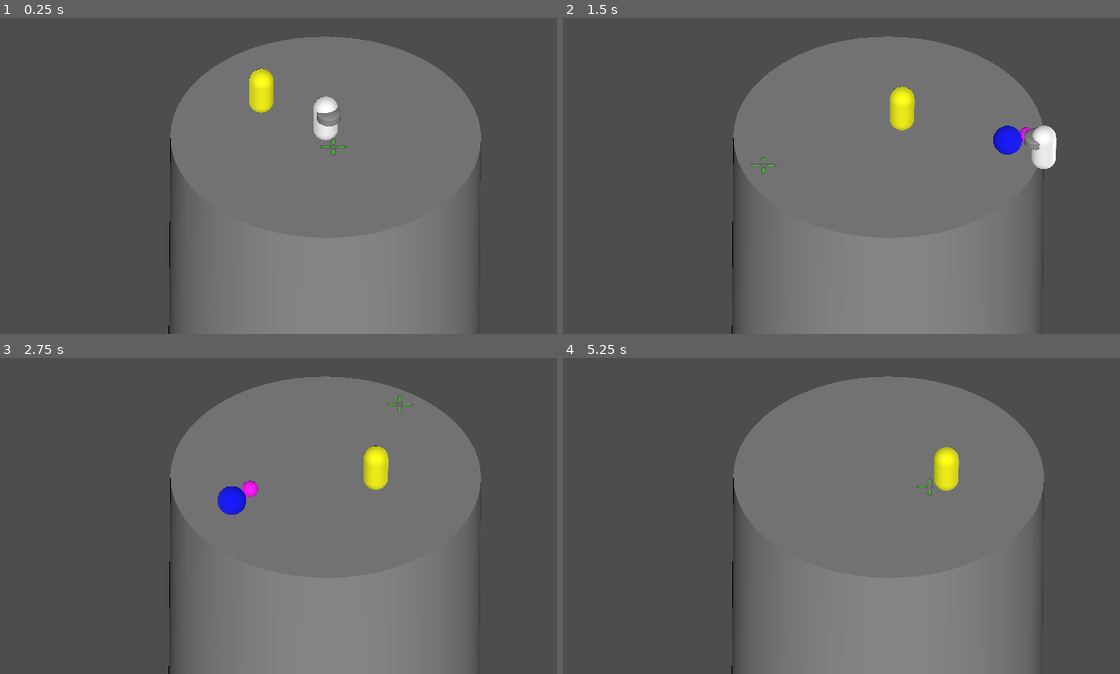
Above: before the commit, frames 1-4 (two rows, left to right).
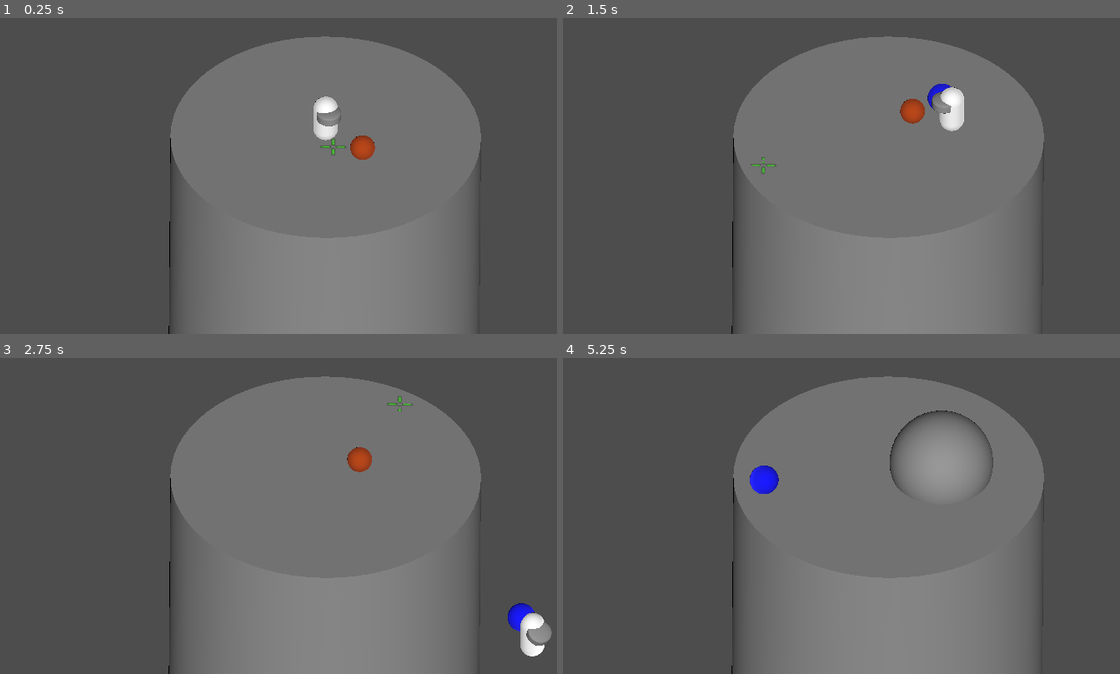
Above: after the commit, the same moments.

Repository: princess-mikus/GlobalGameJam-2025
Game: Godot game, scene res://scenes/coliseum.tscn
The game is run twice, just before and just after one commit, with the same random seed, the same clock (stepped at 60 frames per second) and the same inputs.
Inputs (mouse positions are in pixels of both pictures, inside the frame that each line leads up to):
- Up to frame 1 (0.25 s): no input
- Up to frame 2 (1.5 s): move the mouse to (1042, 128) at 0.52 s; press the mouse at (1042, 128) at 0.53 s; hold Right (ui_right) 0.53-1.28 s; move the mouse to (763, 166) at 1.27 s; release the mouse at (763, 166) at 1.28 s; hold Down (ui_down) from 1.28 s (still down); right-click (763, 166) at 1.35 s
- Up to frame 3 (2.75 s): move the mouse to (401, 405) at 2.02 s; release Down (ui_down) at 2.03 s; press the mouse at (401, 405) at 2.03 s; hold Right (ui_right) from 2.03 s (still down)
- Up to frame 4 (5.25 s): move the mouse to (863, 560) at 2.77 s; release Right (ui_right) at 2.78 s; release the mouse at (863, 560) at 2.78 s; hold Up (ui_up) 2.78-3.53 s; right-click (863, 560) at 2.85 s; move the mouse to (1097, 544) at 3.52 s; press the mouse at (1097, 544) at 3.53 s; hold Left (ui_left) 3.53-5.03 s; move the mouse to (696, 430) at 4.27 s; release the mouse at (696, 430) at 4.28 s; right-click (696, 430) at 4.35 s; move the mouse to (930, 487) at 5.02 s; press the mouse at (930, 487) at 5.03 s; hold Down (ui_down) from 5.03 s (still down)

The runs differ from the first frame. In frame 1, 0.8% of the frame differs, in the area x 44-68%, y 16-45%; in frame 2, 2.2%, in the area x 58-89%, y 20-48%; in frame 3, 2.0%; in frame 4, 1.9%.

Commit message:
Death signal

Diff:
--- a/scenes/bomb_enemy.tscn
+++ b/scenes/bomb_enemy.tscn
@@ -32,13 +32,12 @@
 "tic_tac": SubResource("Animation_bm8mo")
 }
 
-[node name="Bomb" type="CharacterBody3D"]
+[node name="Bomb_Enemy" type="CharacterBody3D"]
 transform = Transform3D(0.12, 0, 0, 0, 0.12, 0, 0, 0, 0.12, 0, 0.12, 0)
 collision_mask = 3
 script = ExtResource("1_kx3n1")
 
 [node name="MeshInstance3D" type="MeshInstance3D" parent="."]
-material_override = ExtResource("2_meykp")
 mesh = SubResource("SphereMesh_qsgex")
 skeleton = NodePath("../..")
 surface_material_override/0 = ExtResource("2_meykp")
--- a/scenes/coliseum.tscn
+++ b/scenes/coliseum.tscn
@@ -1,6 +1,7 @@
-[gd_scene load_steps=6 format=3 uid="uid://dd7xyrk3h6ey4"]
+[gd_scene load_steps=7 format=3 uid="uid://dd7xyrk3h6ey4"]
 
 [ext_resource type="PackedScene" uid="uid://brnkx57g2q4mu" path="res://scenes/player.tscn" id="1_6m13s"]
+[ext_resource type="Script" path="res://scripts/play_zone.gd" id="2_i3e4t"]
 [ext_resource type="Script" path="res://scripts/wave_maker.gd" id="3_mt105"]
 
 [sub_resource type="CylinderShape3D" id="CylinderShape3D_ftxh5"]
@@ -34,6 +35,7 @@
 [node name="Player" parent="." instance=ExtResource("1_6m13s")]
 
 [node name="PlayZone" type="Area3D" parent="."]
+script = ExtResource("2_i3e4t")
 
 [node name="CollisionShape3D" type="CollisionShape3D" parent="PlayZone"]
 transform = Transform3D(1.5, 0, 0, 0, 1.5, 0, 0, 0, 1.5, 0, 0, 0)
@@ -41,3 +43,5 @@
 
 [node name="waveMaker" type="Node" parent="."]
 script = ExtResource("3_mt105")
+
+[connection signal="body_exited" from="PlayZone" to="PlayZone" method="_on_body_exited"]
--- a/scenes/enemy.tscn
+++ b/scenes/enemy.tscn
@@ -1,6 +1,7 @@
-[gd_scene load_steps=5 format=3 uid="uid://2c4fomrvn2ts"]
+[gd_scene load_steps=6 format=3 uid="uid://2c4fomrvn2ts"]
 
 [ext_resource type="Script" path="res://scripts/enemy.gd" id="1_aqc73"]
+[ext_resource type="Script" path="res://scripts/timer.gd" id="2_foyux"]
 
 [sub_resource type="CapsuleMesh" id="CapsuleMesh_8hdl7"]
 
@@ -24,5 +25,7 @@
 
 [node name="Timer" type="Timer" parent="."]
 one_shot = true
+script = ExtResource("2_foyux")
 
 [connection signal="timeout" from="Timer" to="." method="_on_timer_timeout"]
+[connection signal="timeout" from="Timer" to="Timer" method="_on_timeout"]
--- a/scenes/explosion.tscn
+++ b/scenes/explosion.tscn
@@ -17,7 +17,6 @@
 mesh = SubResource("SphereMesh_332wn")
 
 [node name="Duration" type="Timer" parent="."]
-wait_time = 2.0
 one_shot = true
 autostart = true
 
--- a/scenes/slime_enemy.tscn
+++ b/scenes/slime_enemy.tscn
@@ -9,7 +9,7 @@
 [sub_resource type="BoxShape3D" id="BoxShape3D_wu86k"]
 size = Vector3(1.7, 1.7, 1.7)
 
-[node name="Slime" type="CharacterBody3D"]
+[node name="Slime_Enemy" type="CharacterBody3D"]
 transform = Transform3D(0.12, 0, 0, 0, 0.12, 0, 0, 0, 0.12, 0, 0.12, 0)
 collision_mask = 3
 script = ExtResource("1_0ma7g")
--- a/scenes/slimeling_enemy.tscn
+++ b/scenes/slimeling_enemy.tscn
@@ -6,7 +6,7 @@
 
 [sub_resource type="CapsuleShape3D" id="CapsuleShape3D_tob63"]
 
-[node name="Slimeling" type="CharacterBody3D"]
+[node name="Slimeling_Enemy" type="CharacterBody3D"]
 transform = Transform3D(0.12, 0, 0, 0, 0.12, 0, 0, 0, 0.12, 0, 0.12, 0)
 collision_mask = 3
 script = ExtResource("1_y12w3")
--- a/scripts/bomb_enemy.gd
+++ b/scripts/bomb_enemy.gd
@@ -1,5 +1,4 @@
 extends CharacterBody3D
-
 
 @onready var player = $"../Player"
 @onready var timer = $Timer
@@ -30,15 +29,15 @@
 
 	# Add the gravity.
 	if not is_on_floor():
-		gravity = fallSpeed*Vector3(0,-1,0)
+		gravity = fallSpeed * Vector3(0,-1,0)
 	else:
 		gravity = Vector3.ZERO
 
-	if not dead and knockbackSpeed == 0:
+	if not dead and knockbackSpeed <= 0 and timeFreeze <= 0:
 		var playerCoor = player.transform.origin
 		var enemyCoor = transform.origin
 		direction = moveSpeed * (playerCoor - enemyCoor).normalized()
-		material.albedo_color = originalColor
+		#material.albedo_color = originalColor
 	elif knockbackSpeed > 0:
 		direction = knockbackSpeed * knockback.normalized()
 		knockbackSpeed -= maxKnockbackSpeed/(60*timeKnockback)
@@ -47,22 +46,25 @@
 		timeFreeze -= (1.0/60)
 	else:
 		direction = Vector3.ZERO
-		material.albedo_color = originalColor
+		#material.albedo_color = originalColor
 
 	velocity = delta * (direction + gravity)
 
 	move_and_slide()
 
-func collision(collision: Vector3):
+	if (position-player.position).length() <= damageArea:
+		player._on_damage(position)
+
+func collision(collision: Vector3, name: String):
 	if (name == "Player" or name == "Bubble") and timeFreeze <= 0:
 		var enemyCoor = transform.origin
 		knockback = enemyCoor - collision
 		knockbackSpeed = maxKnockbackSpeed
-		material.albedo_color = Color(1,0,0)
+		#material.albedo_color = Color(1,0,0)
 	elif name == "Bubble_Gum":
 		knockbackSpeed = 0
 		timeFreeze = maxTimeFreeze
-		material.albedo_color = Color(0,0,1)
+		 #material.albedo_color = Color(0,0,1)
 
 func _on_area_3d_body_exited(body: Node3D) -> void:
 	dead = true
@@ -76,7 +78,7 @@
 func _on_kaboom_timeout() -> void:
 	var explosion = explosionScene.instantiate()
 	dead = true
-	print("Kaboom!!!")
 	explosion.position = position
 	get_node("..").add_child(explosion)
+	print("Morido")
 	queue_free()
--- a/scripts/enemy.gd
+++ b/scripts/enemy.gd
@@ -36,7 +36,7 @@
 		var playerCoor = player.transform.origin
 		var enemyCoor = transform.origin
 		direction = moveSpeed * (playerCoor - enemyCoor).normalized()
-		material.albedo_color = originalColor
+		#material.albedo_color = originalColor
 	elif knockbackSpeed > 0:
 		direction = knockbackSpeed * knockback.normalized()
 		knockbackSpeed -= maxKnockbackSpeed/(60*timeKnockback)
@@ -64,7 +64,3 @@
 		knockbackSpeed = 0
 		timeFreeze = maxTimeFreeze
 		material.albedo_color = Color(0,0,1)
-
-func _on_timer_timeout() -> void:
-	dead = false
-	position = originalPosition
--- a/scripts/play_zone.gd
+++ b/scripts/play_zone.gd
@@ -4,4 +4,4 @@
 func _on_body_exited(body: Node3D) -> void:
 	if body.name.contains("Enemy"):
 		body.dead = true
-		body.timer.start(3)
+		body.timer.start(1)
--- a/scripts/slime_enemy.gd
+++ b/scripts/slime_enemy.gd
@@ -37,7 +37,7 @@
 		var playerCoor = player.transform.origin
 		var enemyCoor = transform.origin
 		direction = moveSpeed * (playerCoor - enemyCoor).normalized()
-		material.albedo_color = originalColor
+		#material.albedo_color = originalColor
 	elif knockbackSpeed > 0:
 		direction = knockbackSpeed * knockback.normalized()
 		knockbackSpeed -= maxKnockbackSpeed/(60*timeKnockback)
@@ -46,7 +46,7 @@
 		timeFreeze -= (1.0/60)
 	else:
 		direction = Vector3.ZERO
-		material.albedo_color = originalColor
+		#material.albedo_color = originalColor
 
 	velocity = delta * (direction + gravity)
 
@@ -61,11 +61,11 @@
 		var enemyCoor = transform.origin
 		knockback = enemyCoor - collision
 		knockbackSpeed = maxKnockbackSpeed
-		material.albedo_color = Color(1,0,0)
+		#material.albedo_color = Color(1,0,0)
 	elif name == "Bubble_Gum":
 		knockbackSpeed = 0
 		timeFreeze = maxTimeFreeze
-		material.albedo_color = Color(0,0,1)
+		#material.albedo_color = Color(0,0,1)
 
 func _on_area_3d_body_exited(body: Node3D) -> void:
 	dead = true
--- /dev/null
+++ b/scripts/timer.gd
@@ -0,0 +1,6 @@
+extends Timer
+
+@onready var enemy = $".."
+
+func _on_timeout() -> void:
+	enemy.queue_free()
--- a/scripts/wave_maker.gd
+++ b/scripts/wave_maker.gd
@@ -11,33 +11,37 @@
 @onready var parent = $".."
 @onready var player = $"../Player"
 
-var butget = 1
+var butget = 10
 const maxCoolDown = 3.0
 var coolDown = 0
 var queue = Array()
 
 const groundRadious = 0.7
-const spawnRadious = 0.2
+const spawnLimitation = 0.15
+const spawnRadio = 0.6
 const normalCost = 1
 const explosiveCost = 2
 const slimeSCost = 3
+const verticalOffset = 0.12
 
+var count = 0
 
 func spawn():
 	if (queue.is_empty()):
 		return;
-	var choice = [enemy_scene1, enemy_scene2, enemy_scene3]
-	while (true):
-		var rand_x = randf_range(-0.6, 0.6)
-		var rand_z = randf_range(-0.6, 0.6)
-		if ((absf(rand_x) - absf(player.position.x) > spawnRadious)
-		&& (absf(rand_z) - absf(player.position.y) > spawnRadious)):
-			var enemy = choice[queue[0] - 1].instantiate()
-			print(queue[0])
-			queue.remove_at(0)
-			enemy.transform.origin = Vector3(rand_x,player.position.y,rand_z)
-			parent.add_child(enemy)
-			break
+	var choice = [enemy_scene1, enemy_scene2]
+	var choice_name = ["Enemy","Bomb_Enemy"]
+
+	var rand = Vector3(randf_range(-spawnRadio, spawnRadio),player.position.y,randf_range(-spawnRadio, spawnRadio))
+	while ((rand-player.position).length() < spawnLimitation):
+		rand = Vector3(randf_range(-spawnRadio, spawnRadio),player.position.y,randf_range(-spawnRadio, spawnRadio))
+	var enemy = choice[queue[0] - 1].instantiate()
+	enemy.name = choice_name[queue[0] - 1] + str(count)
+	queue.remove_at(0)
+	enemy.transform.origin = Vector3(rand.x,rand.y + verticalOffset,rand.z)
+	print(count)
+	count += 1
+	parent.add_child(enemy)
 
 func _physics_process(delta: float) -> void:
 
@@ -52,7 +56,7 @@
 	var last = normalCost
 	var localButget = butget
 	while localButget > 0:
-		var next = randi() % 3 + 1
+		var next = randi() % 2 + 1
 		if (!(last == explosiveCost && next == explosiveCost)
 		&& !(last == slimeSCost && next == slimeSCost)
 		&& (next <= localButget)):
Not shown: 1 places in scenes/bomb_enemy.tscn that only renumber resources
Not shown: 1 places in scenes/explosion.tscn that only renumber resources
Not shown: 1 places in scenes/slime_enemy.tscn that only renumber resources
Not shown: 1 places in scenes/slimeling_enemy.tscn that only renumber resources
